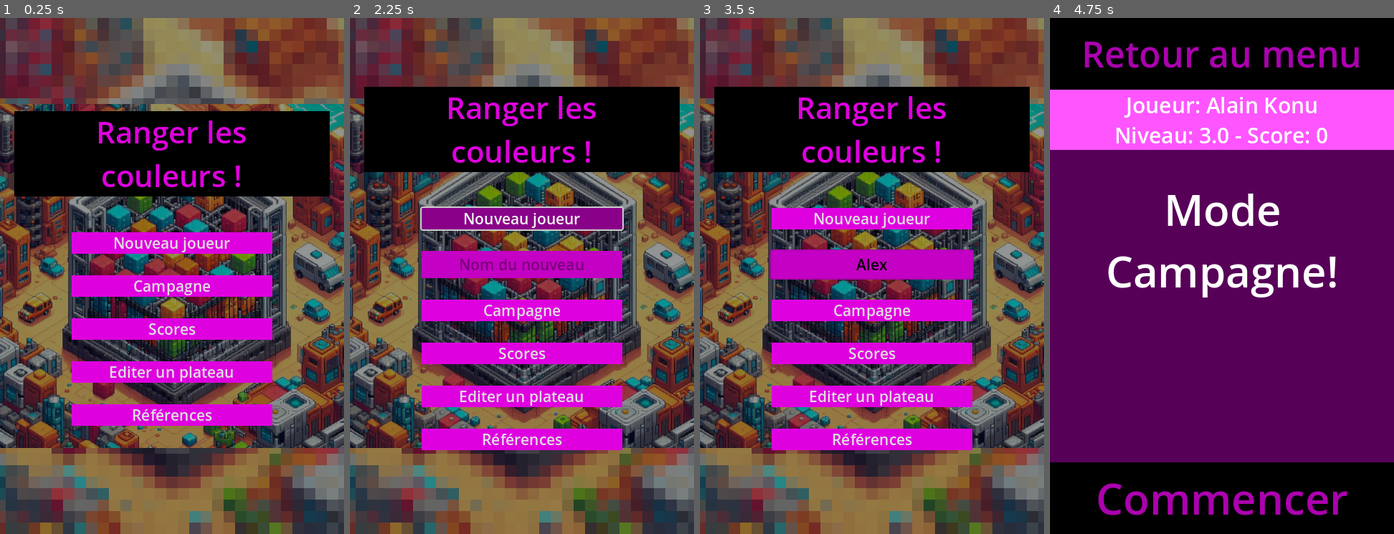
Above: before the commit, frames 1-4 (left to right).
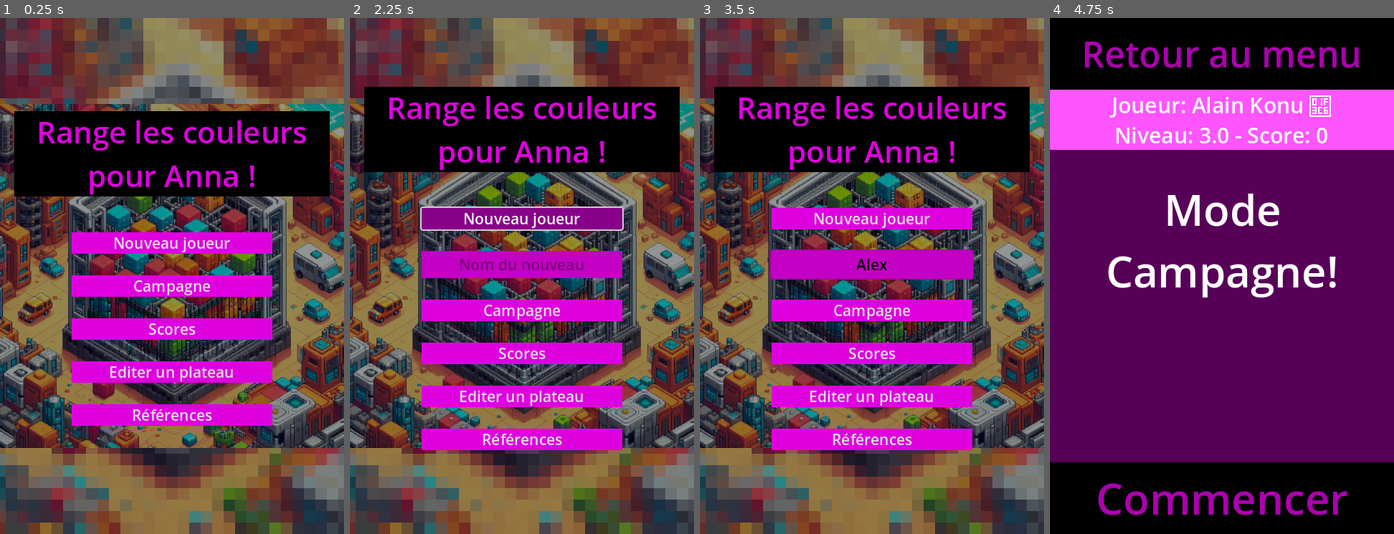
Above: after the commit, the same moments.

Repository: leguims/godot-color-sort-for-anna
Game: Godot game, scene res://Scenes/MenuPrincipal/menu_principal.tscn
Same seed, same stepped clock (60 frames per second), same inputs: the game is played once before the commit and once after it.
Inputs (mouse positions are in pixels of both pictures, inside the frame that each line leads up to):
- Up to frame 1 (0.25 s): no input
- Up to frame 2 (2.25 s): click "Scores" at 0.5 s; tap Enter at 1.25 s; move the mouse to (597, 250) at 1.27 s; click (597, 250) at 1.42 s; click "Nouveau joueur" at 2 s
- Up to frame 3 (3.5 s): click (872, 265) at 2.77 s; type "Alex" at 2.85 s
- Up to frame 4 (4.75 s): click "Campagne" at 3.5 s; click "Alain Konu" at 4.25 s

The runs differ from the first frame. In frame 1, 2.6% of the frame differs, in the area x 11-89%, y 19-35%; in frame 2, 2.6%; in frame 3, 2.6%; in frame 4, 1.0%.

Commit message:
Ajout EMOJI de rang dans les scores et la campagne.

Diff:
--- a/Scenes/Menu/menu.gd
+++ b/Scenes/Menu/menu.gd
@@ -11,13 +11,14 @@
 	mettre_a_jour_infos_joueur()
 
 func mettre_a_jour_infos_joueur() -> void:
+	var trophee = GestionScore.lire_le_trophee_du_joueur_actuel()
 	var nom = GestionScore.lire_le_nom_du_joueur_actuel()
 	var niveau = str(GestionScore.lire_le_niveau_du_joueur_actuel())
 	var indice_plateau = str(GestionScore.lire_indice_plateau_du_joueur_actuel())
 	var score = str(GestionScore.lire_le_score_du_joueur_actuel())
 
 	var texte = "[center][font_size=30]"
-	texte += "Joueur: " + nom + "\n"
+	texte += "Joueur: " + nom + " " + trophee + "\n"
 	texte += "Niveau: " + niveau + "." + indice_plateau
 	texte += " - Score: " + score
 	texte += "[/font_size][/center]"
--- a/Scenes/MenuPrincipal/menu_principal.tscn
+++ b/Scenes/MenuPrincipal/menu_principal.tscn
@@ -86,8 +86,8 @@
 theme_override_fonts/font = SubResource("SystemFont_jisel")
 theme_override_font_sizes/font_size = 42
 theme_override_styles/normal = SubResource("StyleBoxFlat_ruejn")
-text = "Ranger les
-couleurs !"
+text = "Range les couleurs
+pour Anna !"
 horizontal_alignment = 1
 vertical_alignment = 1
 
--- a/Scenes/Scores/scores.gd
+++ b/Scenes/Scores/scores.gd
@@ -1,10 +1,15 @@
 extends "res://Scenes/References/retour_menu_principal.gd"
+
+# Unicode : https://www.unicode.org/emoji/charts/emoji-list.html
+var emoji_1er = String.chr(0x1F3C6)
+var emoji_2ond = String.chr(0x1F948)
+var emoji_3eme = String.chr(0x1F949)
 
 var liste_format_scores = {
 	'entete': "[outline_size=10][color=white][center]\n",
-	1: "[font_size=60][color=gold]score[/color][/font_size]\n",
-	2: "[font_size=50][color=silver]score[/color][/font_size]\n",
-	3: "[font_size=40][color=#CD7F32]score[/color][/font_size]\n",
+	1: "[font_size=60][color=gold]" + emoji_1er + "score[/color][/font_size]\n",
+	2: "[font_size=50][color=silver]" + emoji_2ond + "score[/color][/font_size]\n",
+	3: "[font_size=40][color=#CD7F32]" + emoji_3eme + "score[/color][/font_size]\n",
 	4: "[font_size=30]score[/font_size]\n",
 	5: "[font_size=30]score[/font_size]\n",
 	'pied_de_page': "[/center][/color][/outline_size]\n",
--- a/Scenes/gestion_score.gd
+++ b/Scenes/gestion_score.gd
@@ -231,6 +231,54 @@
 	"""Cette méthode retourne le score du joueur actuel"""
 	return lire_le_score_du_joueur(joueur_actuel.get('nom'))
 
+func lire_le_trophee_du_joueur_actuel() -> String:
+	"""Cette méthode retourne le trophé du joueur actuel"""
+	var trophees = {
+		1: String.chr(0x1F3C6),
+		2: String.chr(0x1F948),
+		3: String.chr(0x1F949)
+	}
+	var rang = lire_le_rang_du_joueur_actuel()
+	if rang in trophees:
+		return trophees.get(rang)
+	return ''
+
+func lire_le_rang_du_joueur_actuel() -> int:
+	"""Cette méthode retourne le rang du joueur actuel"""
+	return lire_le_rang_du_joueur(joueur_actuel.get('nom'))
+
+func lire_le_rang_du_joueur(nom_joueur : String) -> int:
+	"""Cette méthode retourne l'indice de plateau du joueur"""
+	var joueur = _retourner_le_joueur(nom_joueur)
+	var rang : int = 0
+	if joueur:
+		rang = lire_classement_des_joueurs().get(joueur.get('nom'))
+	return rang
+
+func lire_classement_des_joueurs() -> Dictionary:
+	"""Cette méthode retourne le rang de l'ensemble des joueurs"""
+	var liste_score_croissant = []
+	var dico_score_nom_joueur = {}
+	for nom_joueur in lire_la_liste_des_joueurs():
+		var score = lire_le_score_du_joueur(nom_joueur)
+		liste_score_croissant.append(score)
+		if score not in dico_score_nom_joueur:
+			dico_score_nom_joueur[score] = [nom_joueur]
+		else:
+			# Score égalité
+			dico_score_nom_joueur[score].append(nom_joueur)
+	liste_score_croissant.sort() # Classement croissant des scores
+
+	# Dictionaire RANG => Nom Joueur
+	var dico_nom_joueur_rang = {}
+	for iteration in range(len(lire_la_liste_des_joueurs())):
+		var score = liste_score_croissant.pop_back()
+		if score != null:
+			var rang = len(dico_nom_joueur_rang) + len (dico_score_nom_joueur.get(score))
+			for nom in dico_score_nom_joueur.get(score):
+				dico_nom_joueur_rang[nom] = rang
+	return dico_nom_joueur_rang
+
 func lire_le_score_du_joueur(nom_joueur : String) -> int:
 	"""Cette méthode retourne le score du joueur"""
 	var joueur = _retourner_le_joueur(nom_joueur)
Not shown, changed: Readme.md
